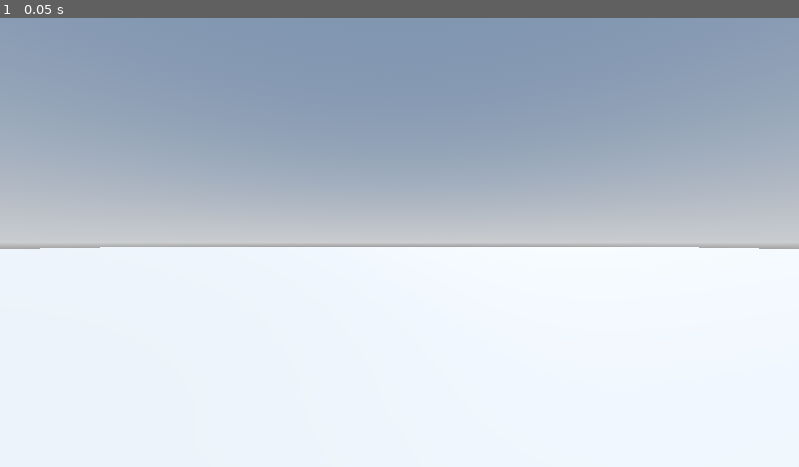
Above: before the commit, frame 1.
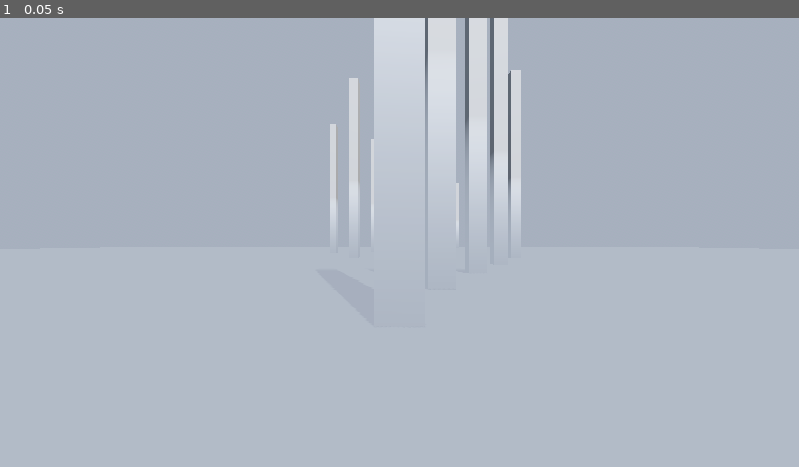
Above: after the commit, the same moment.

Repository: zalan24/Godot-Demos
Game: Godot game, scene res://main_scene.tscn
The game is run twice, just before and just after one commit, with the same random seed, the same clock (stepped at 60 frames per second) and the same inputs.
Inputs:
- Up to frame 1 (0.05 s): no input

The runs differ from the first frame. In frame 1, 75% of the frame differs, in the area x 0-100%, y 0-100%.

Commit message:
Configured fog

Diff:
--- a/test-content/main_scene.tscn
+++ b/test-content/main_scene.tscn
@@ -14,6 +14,10 @@
 sky = SubResource("Sky_0f027")
 tonemap_mode = 2
 glow_enabled = true
+fog_enabled = true
+fog_density = 0.0
+fog_height = 42.37
+fog_height_density = 0.1
 
 [sub_resource type="BoxMesh" id="BoxMesh_o3jxj"]
 size = Vector3(1000, 5, 1000)
@@ -21,23 +25,184 @@
 [sub_resource type="BoxShape3D" id="BoxShape3D_o3jxj"]
 size = Vector3(1000, 5, 1000)
 
+[sub_resource type="BoxMesh" id="BoxMesh_0f027"]
+size = Vector3(5, 100, 5)
+
+[sub_resource type="BoxShape3D" id="BoxShape3D_2c62f"]
+size = Vector3(5, 100, 5)
+
 [node name="World" type="Node3D"]
 
-[node name="WorldEnvironment" type="WorldEnvironment" parent="."]
+[node name="FreeCamera" parent="." instance=ExtResource("1_0f027")]
+transform = Transform3D(1, 0, 0, 0, 1, 0, 0, 0, 1, 0, 8.11972, 8.38996)
+
+[node name="Environment" type="Node3D" parent="."]
+
+[node name="WorldEnvironment" type="WorldEnvironment" parent="Environment"]
 environment = SubResource("Environment_2c62f")
 
-[node name="DirectionalLight3D" type="DirectionalLight3D" parent="."]
-transform = Transform3D(-0.866025, -0.433013, 0.25, 0, 0.5, 0.866025, -0.5, 0.75, -0.433013, 0, 3.62231, 0)
+[node name="DirectionalLight3D" type="DirectionalLight3D" parent="Environment"]
+transform = Transform3D(-0.727005, -0.656955, 0.199688, 0.47951, -0.277603, 0.83247, -0.491461, 0.700962, 0.516835, 0, 10.6583, 0)
 shadow_enabled = true
 
-[node name="StaticBody3D" type="StaticBody3D" parent="."]
-
-[node name="MeshInstance3D" type="MeshInstance3D" parent="StaticBody3D"]
+[node name="StaticObjects" type="Node3D" parent="."]
+
+[node name="Platform" type="StaticBody3D" parent="StaticObjects"]
+
+[node name="MeshInstance3D" type="MeshInstance3D" parent="StaticObjects/Platform"]
 transform = Transform3D(1, 0, 0, 0, 1, 0, 0, 0, 1, 0, -2.73473, 0)
 mesh = SubResource("BoxMesh_o3jxj")
 
-[node name="CollisionShape3D" type="CollisionShape3D" parent="StaticBody3D"]
+[node name="CollisionShape3D" type="CollisionShape3D" parent="StaticObjects/Platform"]
 shape = SubResource("BoxShape3D_o3jxj")
 
-[node name="FreeCamera" parent="." instance=ExtResource("1_0f027")]
-transform = Transform3D(1, 0, 0, 0, 1, 0, 0, 0, 1, 0, 8.11972, 8.38996)
+[node name="Obstacles" type="Node3D" parent="StaticObjects"]
+
+[node name="Column" type="StaticBody3D" parent="StaticObjects/Obstacles"]
+transform = Transform3D(1, 0, 0, 0, 1, 0, 0, 0, 1, 0, 48.7492, -22.9749)
+
+[node name="MeshInstance3D" type="MeshInstance3D" parent="StaticObjects/Obstacles/Column"]
+mesh = SubResource("BoxMesh_0f027")
+
+[node name="CollisionShape3D" type="CollisionShape3D" parent="StaticObjects/Obstacles/Column"]
+shape = SubResource("BoxShape3D_2c62f")
+
+[node name="Column2" type="StaticBody3D" parent="StaticObjects/Obstacles"]
+transform = Transform3D(1, 0, 0, 0, 1, 0, 0, 0, 1, 7.50333, 48.7492, -45.9499)
+
+[node name="MeshInstance3D" type="MeshInstance3D" parent="StaticObjects/Obstacles/Column2"]
+mesh = SubResource("BoxMesh_0f027")
+skeleton = NodePath("../../Column2")
+
+[node name="CollisionShape3D" type="CollisionShape3D" parent="StaticObjects/Obstacles/Column2"]
+shape = SubResource("BoxShape3D_2c62f")
+
+[node name="Column3" type="StaticBody3D" parent="StaticObjects/Obstacles"]
+transform = Transform3D(1, 0, 0, 0, 1, 0, 0, 0, 1, 21.2001, 48.7492, -73.1268)
+
+[node name="MeshInstance3D" type="MeshInstance3D" parent="StaticObjects/Obstacles/Column3"]
+mesh = SubResource("BoxMesh_0f027")
+skeleton = NodePath("../../Column2")
+
+[node name="CollisionShape3D" type="CollisionShape3D" parent="StaticObjects/Obstacles/Column3"]
+shape = SubResource("BoxShape3D_2c62f")
+
+[node name="Column4" type="StaticBody3D" parent="StaticObjects/Obstacles"]
+transform = Transform3D(1, 0, 0, 0, 1, 0, 0, 0, 1, 37.8684, 48.7492, -103.373)
+
+[node name="MeshInstance3D" type="MeshInstance3D" parent="StaticObjects/Obstacles/Column4"]
+mesh = SubResource("BoxMesh_0f027")
+skeleton = NodePath("../../Column2")
+
+[node name="CollisionShape3D" type="CollisionShape3D" parent="StaticObjects/Obstacles/Column4"]
+shape = SubResource("BoxShape3D_2c62f")
+
+[node name="Column5" type="StaticBody3D" parent="StaticObjects/Obstacles"]
+transform = Transform3D(1, 0, 0, 0, 1, 0, 0, 0, 1, 61.2068, 48.7492, -147.676)
+
+[node name="MeshInstance3D" type="MeshInstance3D" parent="StaticObjects/Obstacles/Column5"]
+mesh = SubResource("BoxMesh_0f027")
+skeleton = NodePath("../../Column2")
+
+[node name="CollisionShape3D" type="CollisionShape3D" parent="StaticObjects/Obstacles/Column5"]
+shape = SubResource("BoxShape3D_2c62f")
+
+[node name="Column6" type="StaticBody3D" parent="StaticObjects/Obstacles"]
+transform = Transform3D(1, 0, 0, 0, 1, 0, 0, 0, 1, 24.3738, 48.7492, -204.439)
+
+[node name="MeshInstance3D" type="MeshInstance3D" parent="StaticObjects/Obstacles/Column6"]
+mesh = SubResource("BoxMesh_0f027")
+skeleton = NodePath("../../Column2")
+
+[node name="CollisionShape3D" type="CollisionShape3D" parent="StaticObjects/Obstacles/Column6"]
+shape = SubResource("BoxShape3D_2c62f")
+
+[node name="Column7" type="StaticBody3D" parent="StaticObjects/Obstacles"]
+transform = Transform3D(1, 0, 0, 0, 1, 0, 0, 0, 1, -22.4226, 48.7492, -250.304)
+
+[node name="MeshInstance3D" type="MeshInstance3D" parent="StaticObjects/Obstacles/Column7"]
+mesh = SubResource("BoxMesh_0f027")
+skeleton = NodePath("../../Column2")
+
+[node name="CollisionShape3D" type="CollisionShape3D" parent="StaticObjects/Obstacles/Column7"]
+shape = SubResource("BoxShape3D_2c62f")
+
+[node name="Column8" type="StaticBody3D" parent="StaticObjects/Obstacles"]
+transform = Transform3D(1, 0, 0, 0, 1, 0, 0, 0, 1, 72.3482, 48.7492, -246.609)
+
+[node name="MeshInstance3D" type="MeshInstance3D" parent="StaticObjects/Obstacles/Column8"]
+mesh = SubResource("BoxMesh_0f027")
+skeleton = NodePath("../../Column2")
+
+[node name="CollisionShape3D" type="CollisionShape3D" parent="StaticObjects/Obstacles/Column8"]
+shape = SubResource("BoxShape3D_2c62f")
+
+[node name="Column9" type="StaticBody3D" parent="StaticObjects/Obstacles"]
+transform = Transform3D(1, 0, 0, 0, 1, 0, 0, 0, 1, 39.5045, 48.7492, -316.474)
+
+[node name="MeshInstance3D" type="MeshInstance3D" parent="StaticObjects/Obstacles/Column9"]
+mesh = SubResource("BoxMesh_0f027")
+skeleton = NodePath("../../Column2")
+
+[node name="CollisionShape3D" type="CollisionShape3D" parent="StaticObjects/Obstacles/Column9"]
+shape = SubResource("BoxShape3D_2c62f")
+
+[node name="Column10" type="StaticBody3D" parent="StaticObjects/Obstacles"]
+transform = Transform3D(1, 0, 0, 0, 1, 0, 0, 0, 1, -2.08573, 48.7492, -373.043)
+
+[node name="MeshInstance3D" type="MeshInstance3D" parent="StaticObjects/Obstacles/Column10"]
+mesh = SubResource("BoxMesh_0f027")
+skeleton = NodePath("../../Column2")
+
+[node name="CollisionShape3D" type="CollisionShape3D" parent="StaticObjects/Obstacles/Column10"]
+shape = SubResource("BoxShape3D_2c62f")
+
+[node name="Column11" type="StaticBody3D" parent="StaticObjects/Obstacles"]
+transform = Transform3D(1, 0, 0, 0, 1, 0, 0, 0, 1, 86.7337, 48.7492, -436.531)
+
+[node name="MeshInstance3D" type="MeshInstance3D" parent="StaticObjects/Obstacles/Column11"]
+mesh = SubResource("BoxMesh_0f027")
+skeleton = NodePath("../../Column2")
+
+[node name="CollisionShape3D" type="CollisionShape3D" parent="StaticObjects/Obstacles/Column11"]
+shape = SubResource("BoxShape3D_2c62f")
+
+[node name="Column12" type="StaticBody3D" parent="StaticObjects/Obstacles"]
+transform = Transform3D(1, 0, 0, 0, 1, 0, 0, 0, 1, -77.4214, 48.7492, -485.659)
+
+[node name="MeshInstance3D" type="MeshInstance3D" parent="StaticObjects/Obstacles/Column12"]
+mesh = SubResource("BoxMesh_0f027")
+skeleton = NodePath("../../Column2")
+
+[node name="CollisionShape3D" type="CollisionShape3D" parent="StaticObjects/Obstacles/Column12"]
+shape = SubResource("BoxShape3D_2c62f")
+
+[node name="Column13" type="StaticBody3D" parent="StaticObjects/Obstacles"]
+transform = Transform3D(1, 0, 0, 0, 1, 0, 0, 0, 1, -25.1849, 48.7492, -155.595)
+
+[node name="MeshInstance3D" type="MeshInstance3D" parent="StaticObjects/Obstacles/Column13"]
+mesh = SubResource("BoxMesh_0f027")
+skeleton = NodePath("../../Column2")
+
+[node name="CollisionShape3D" type="CollisionShape3D" parent="StaticObjects/Obstacles/Column13"]
+shape = SubResource("BoxShape3D_2c62f")
+
+[node name="Column14" type="StaticBody3D" parent="StaticObjects/Obstacles"]
+transform = Transform3D(1, 0, 0, 0, 1, 0, 0, 0, 1, -50.9438, 48.7492, -218.01)
+
+[node name="MeshInstance3D" type="MeshInstance3D" parent="StaticObjects/Obstacles/Column14"]
+mesh = SubResource("BoxMesh_0f027")
+skeleton = NodePath("../../Column2")
+
+[node name="CollisionShape3D" type="CollisionShape3D" parent="StaticObjects/Obstacles/Column14"]
+shape = SubResource("BoxShape3D_2c62f")
+
+[node name="Column15" type="StaticBody3D" parent="StaticObjects/Obstacles"]
+transform = Transform3D(1, 0, 0, 0, 1, 0, 0, 0, 1, 7.13106, 48.7492, -296.683)
+
+[node name="MeshInstance3D" type="MeshInstance3D" parent="StaticObjects/Obstacles/Column15"]
+mesh = SubResource("BoxMesh_0f027")
+skeleton = NodePath("../../Column2")
+
+[node name="CollisionShape3D" type="CollisionShape3D" parent="StaticObjects/Obstacles/Column15"]
+shape = SubResource("BoxShape3D_2c62f")
Not shown: 1 places in test-content/main_scene.tscn that only renumber resources
